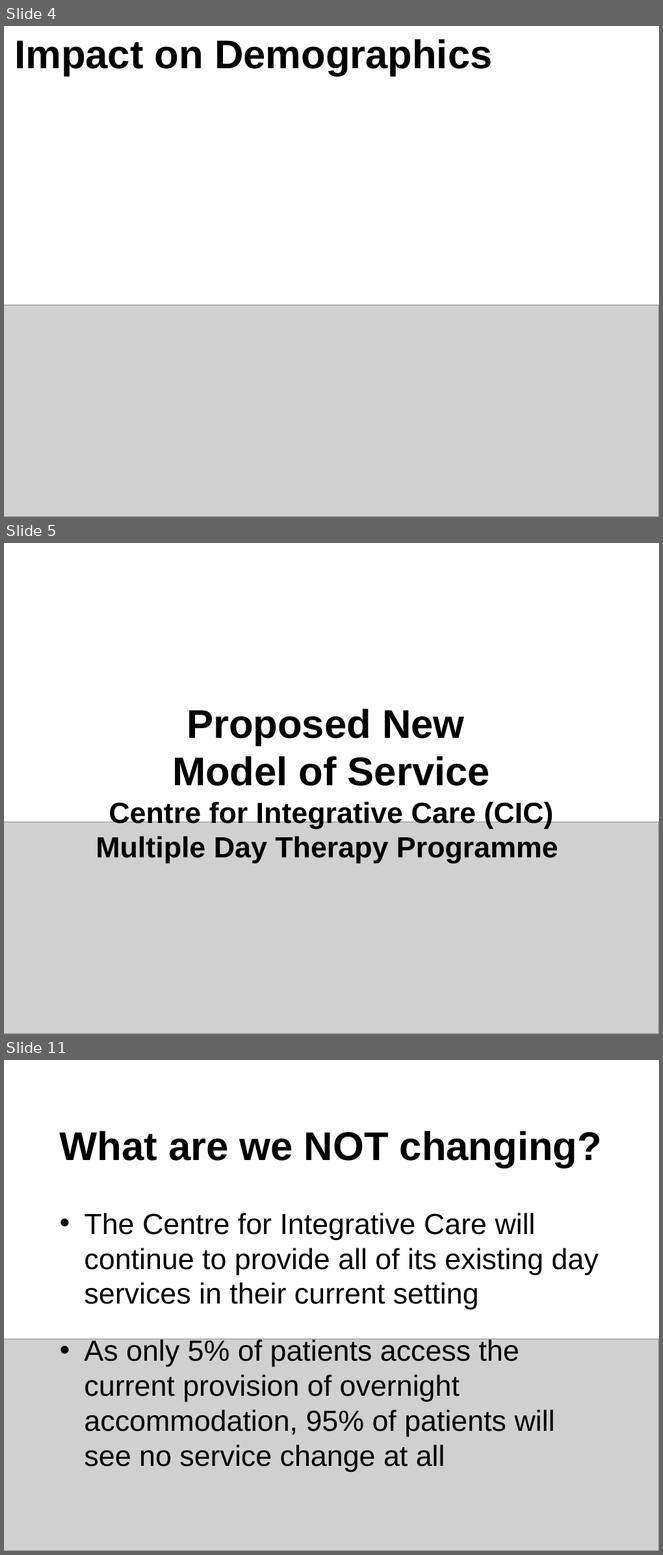
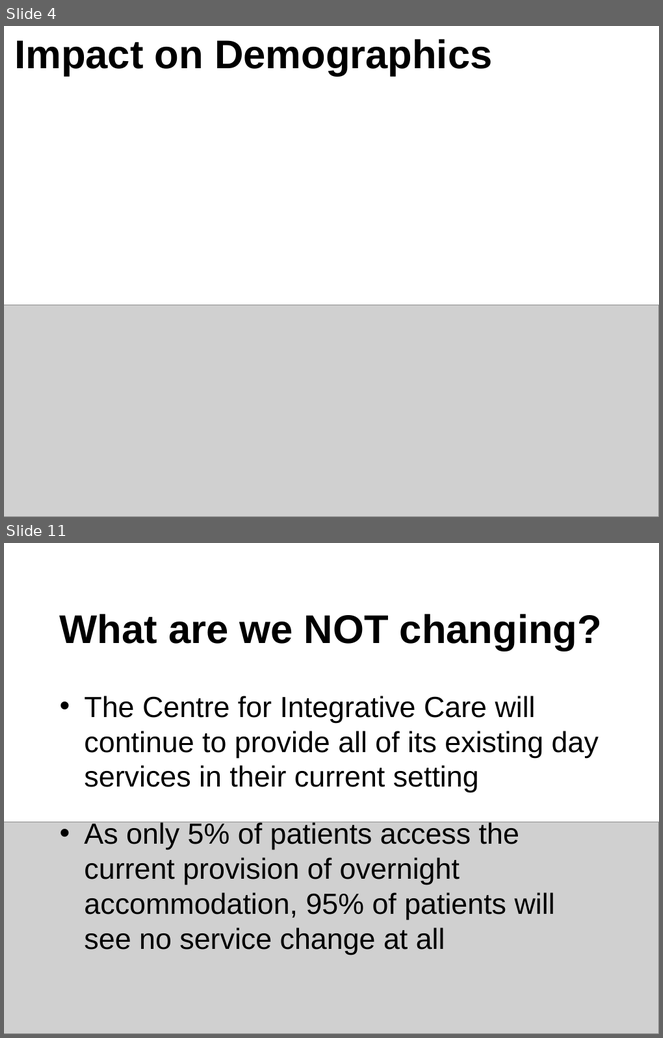
Before and after one commit to RMorton24/phs_group_project, a slide deck: Final Powerpoint presentation for 12.08.22.pptx. Shown one above the other, each under a label of ours: slides 4, 5 and 11 before the commit, slides 4 and 11 after it; the slides between them are not shown. The pictures are 663x1555 and 663x1038 pixels, drawn with LibreOffice and Linux fonts; fonts in the diff are those of the drawing; grey boxes stand for pictures. Boxes give left, top, right and bottom in pixels: in the first picture for what was removed or moved away, otherwise in the second. Text is boxed around its words. In the diff, an @@ line names an element or a change of style, - is before the commit and + after.

```diff
--- a/Final Powerpoint presentation for 12.08.22.pptx
+++ b/Final Powerpoint presentation for 12.08.22.pptx
@@ slide 5 removed at (x1=4, y1=543, x2=659, y2=1034), background #FFFFFF @@
@@ title removed at (x1=96, y1=709, x2=558, y2=863) @@
-Proposed New
-Model of Service
-Centre for Integrative Care (CIC)
-Multiple Day Therapy Programme
@@ picture removed at (x1=4, y1=822, x2=659, y2=1034) @@
```
Also in this commit, not shown: 2 slides changed, 4 slides added, 3 other slides removed, 1 other file.
